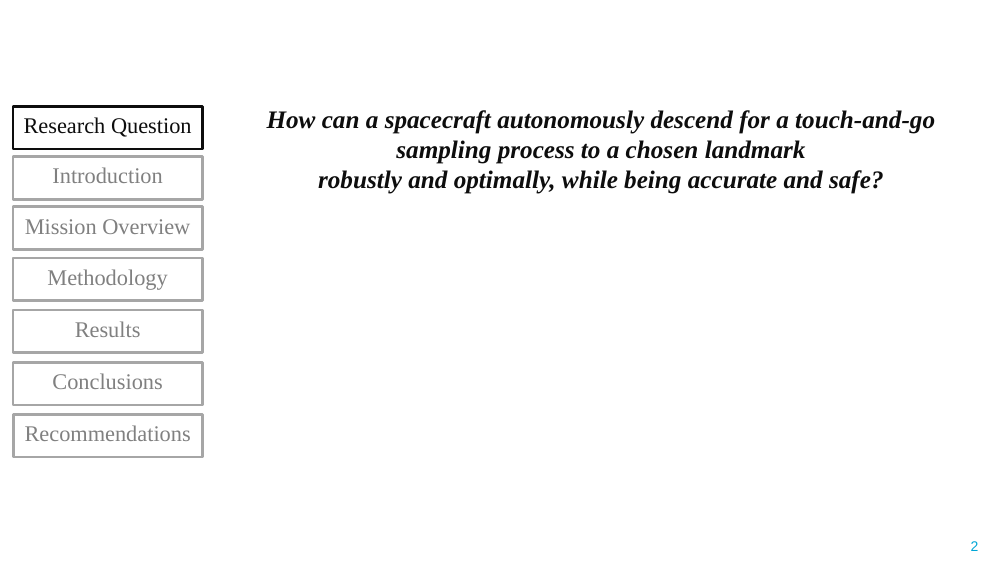
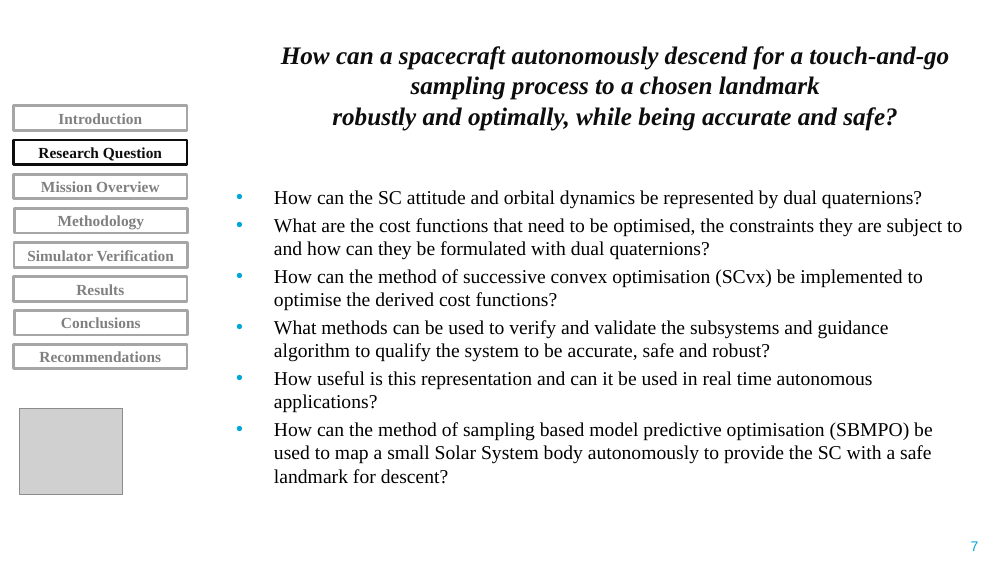
Before and after one commit to ShriyaH/Thesis, a slide deck: slide 7 of defense_presentation.pptx (slide 2 before the commit). Drawn at 1008x567 pixels with LibreOffice and Linux fonts; fonts in the diff are those of the drawing; grey boxes stand for pictures; background and template pictures are left out. Boxes give left, top, right and bottom in pixels: in the first picture for what was removed or moved away, otherwise in the second. Text is boxed around its words. In the diff, an @@ line names an element or a change of style, - is before the commit and + after.

```diff
--- a/defense_presentation.pptx
+++ b/defense_presentation.pptx
@@ title "How can a spacecraft autonomously ...": place and size @@
-title "How can a spacecraft autonomously ..." at <box>267,110,935,194</box>
+title "How can a spacecraft autonomously ..." at <box>281,46,949,131</box>
@@ rectangle "Introduction": place and size @@
-rectangle "Introduction" at <box>13,156,203,200</box>
+rectangle "Introduction" at <box>14,106,187,130</box>
@@ rectangle "Research Question": place and size @@
-rectangle "Research Question" at <box>13,106,203,149</box>
+rectangle "Research Question" at <box>14,140,187,164</box>
@@ rectangle "Mission Overview": place and size @@
-rectangle "Mission Overview" at <box>13,207,203,250</box>
+rectangle "Mission Overview" at <box>14,174,187,199</box>
@@ rectangle "Methodology": place and size @@
-rectangle "Methodology" at <box>13,258,203,301</box>
+rectangle "Methodology" at <box>14,209,187,233</box>
@@ text added at <box>274,190,962,484</box>, 14 pt, text #000000 @@
+• How can the SC attitude and orbital dynamics be represented by dual quaternions?
+• What are the cost functions that need to be optimised, the constraints they are subject to and how can they be formulated with dual quaternions?
+• How can the method of successive convex optimisation (SCvx) be implemented to optimise the derived cost functions?
+• What methods can be used to verify and validate the subsystems and guidance algorithm to qualify the system to be accurate, safe and robust?
+• How useful is this representation and can it be used in real time autonomous applications?
+• How can the method of sampling based model predictive optimisation (SBMPO) be used to map a small Solar System body autonomously to provide the SC with a safe landmark for descent?
@@ rectangle added at <box>14,243,187,267</box>, outline #A6A6A6 2 pt, 11 pt, text #808080, bold @@
+Simulator Verification
@@ rectangle "Results": place and size @@
-rectangle "Results" at <box>13,310,203,354</box>
+rectangle "Results" at <box>14,277,187,301</box>
@@ rectangle "Conclusions": place and size @@
-rectangle "Conclusions" at <box>13,362,203,405</box>
+rectangle "Conclusions" at <box>14,310,187,335</box>
@@ size 16 to 11 pt, bold on; less space between paragraphs; vertical alignment top to middle in 7 elements at <box>14,140,187,164</box>, <box>14,174,187,199</box>, <box>14,277,187,301</box>, <box>14,209,187,233</box>, <box>14,106,187,130</box>, <box>14,310,187,335</box>, <box>14,344,187,368</box> @@
@@ rectangle "Recommendations": place and size @@
-rectangle "Recommendations" at <box>13,414,203,458</box>
+rectangle "Recommendations" at <box>14,344,187,368</box>
@@ picture added at <box>20,408,123,494</box> @@
@@ page number at <box>971,541,979,551</box>: text changed @@
-2
+7
```
Also in this commit, not shown: 8 other slides changed, 22 slides added, 26 slides removed, 3 other files.
